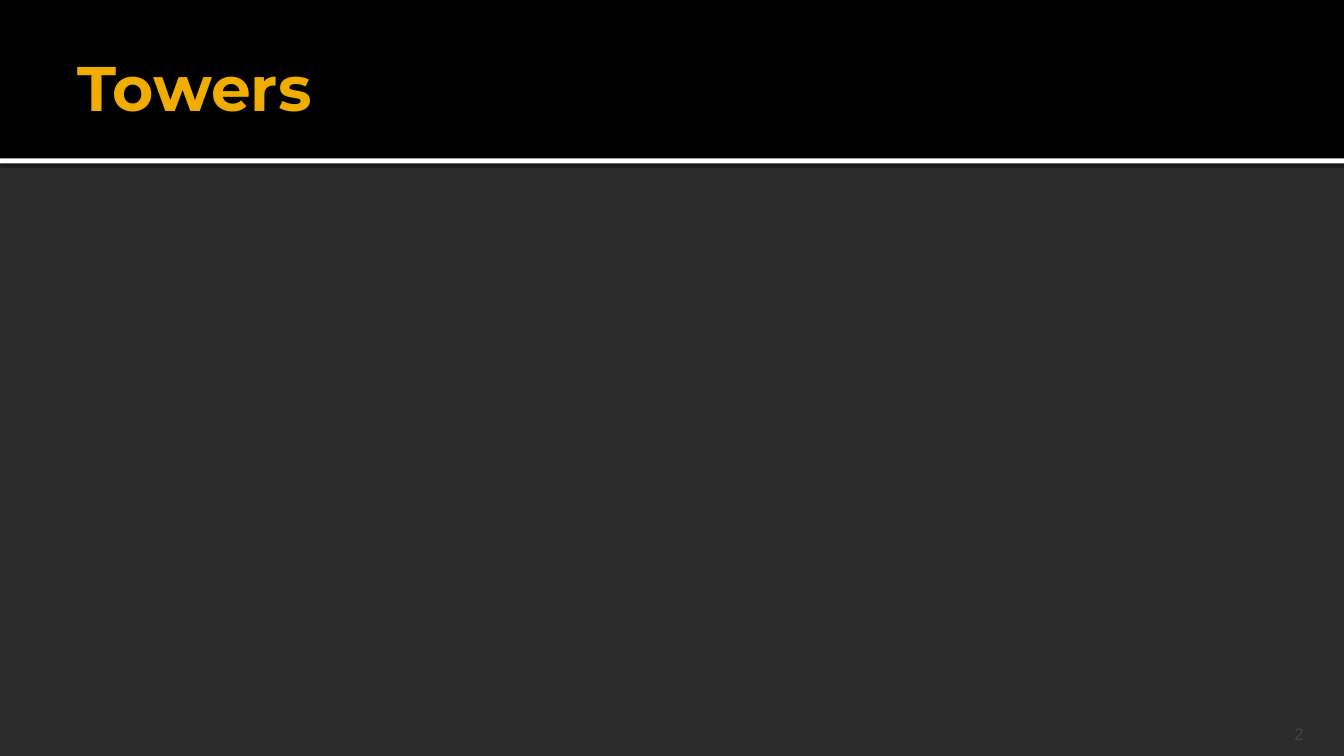
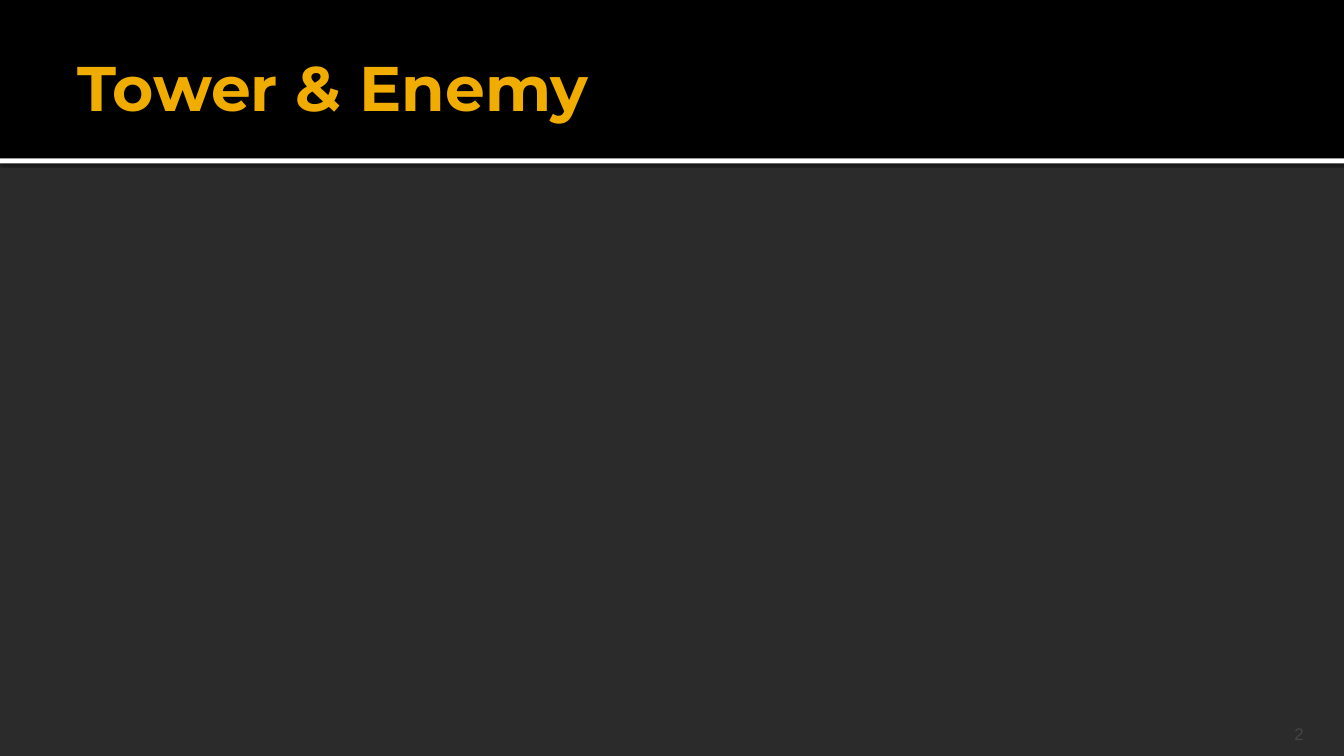
Before and after one commit to tobygameac/2015AR, a slide deck: slide 3 of Progress/2015-11-25_Progress_Report.pptx. Drawn at 1344x756 pixels with LibreOffice and Linux fonts; fonts in the diff are those of the drawing; background and template pictures are left out; a plain dark background stands for a picture behind light text. Boxes give left, top, right and bottom in pixels: in the first picture for what was removed or moved away, otherwise in the second. Text is boxed around its words. In the diff, an @@ line names an element or a change of style, - is before the commit and + after.

```diff
--- a/Progress/2015-11-25_Progress_Report.pptx
+++ b/Progress/2015-11-25_Progress_Report.pptx
@@ title at (x1=77, y1=67, x2=589, y2=124): text changed @@
-Towers
+Tower & Enemy
```
Also in this commit, not shown: 2 other slides changed, 1 slide added, 1 slide removed, 1 other file.
